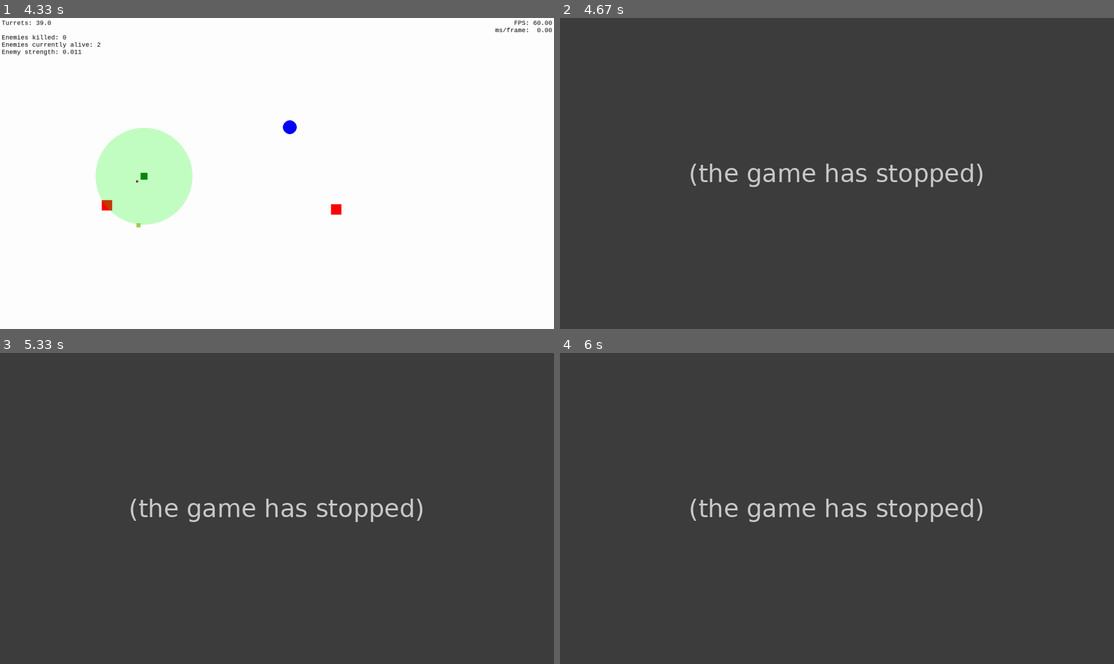
Above: before the commit, frames 1-4 (two rows, left to right).
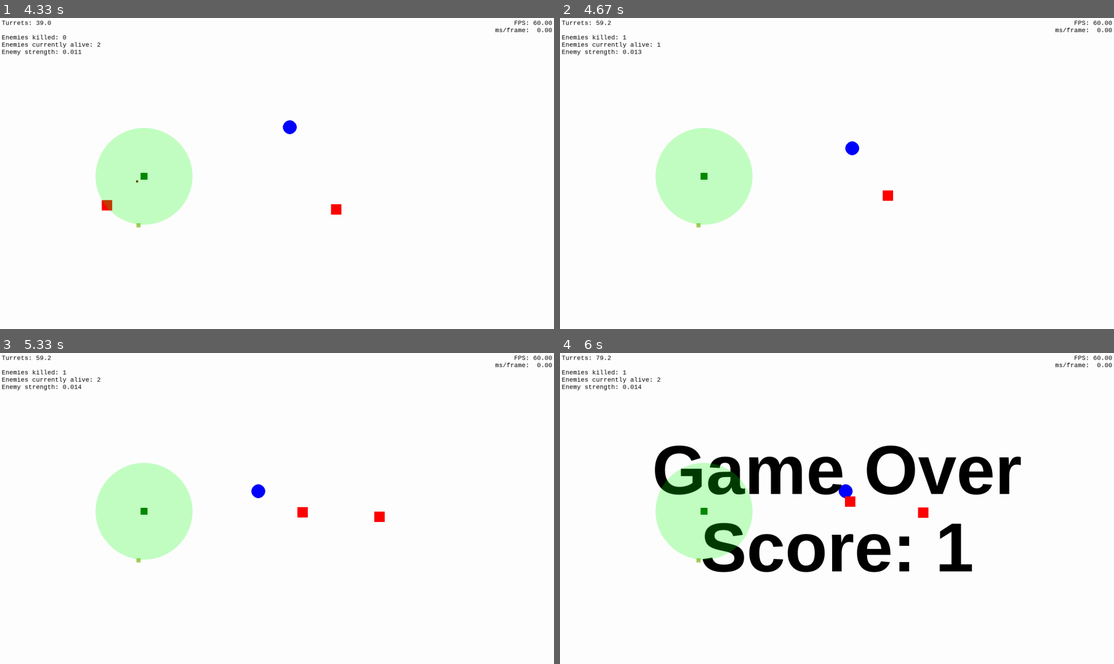
Above: after the commit, the same moments.

Repository: MarcellPerger1/game_with_pygame
Game: pygame game, started from main.py
The game is run twice, just before and just after one commit, with the same random seed, the same clock (stepped at 60 frames per second) and the same inputs.
Inputs (mouse positions are in pixels of both pictures, inside the frame that each line leads up to):
- Up to frame 1 (4.33 s): hold Right 0.33-0.8 s; hold Up 0.83-1.13 s; hold Right 1.17-1.63 s; hold Left 1.67-2.2 s; tap T at 1.82, 3.05 s; click (144, 176) at 2.28 s; hold Down 2.57-2.87 s; hold Left 2.9-3.3 s; hold Up 3.33-3.7 s; hold Right from 3.73 s (still down)
- Up to frame 2 (4.67 s): release Right at 4.37 s; hold Down from 4.4 s (still down); tap T at 4.55 s
- Up to frame 3 (5.33 s): release Down at 4.77 s; hold Left 4.8-5.27 s; hold Right from 5.3 s (still down)
- Up to frame 4 (6 s): release Right at 5.77 s; hold Up from 5.8 s (still down); tap T at 5.95 s

Frame 1 is identical in both runs. In frame 2, 100% of the frame differs, in the area x 0-100%, y 0-100%; in frame 3, 100%; in frame 4, 100%.
Error before the commit: AttributeError: 'Player' object has no attribute 'score' (main.py line 334); the game stopped at 4.4 s (later frames are placeholders)

Commit message:
feat: Add separate score based on enemy health

Diff:
--- a/main.py
+++ b/main.py
@@ -219,7 +219,7 @@
         self.enemy_spawner.on_tick()
 
     def on_player_die(self):
-        GameOver(self, f'Game Over\nScore: {self.player.enemies_killed}')
+        GameOver(self, f'Game Over\nScore: {self.player.score}')
         self.log.info("Game over")
 
     # todo observer pattern for on_* methods
@@ -283,6 +283,7 @@
         self._turrets = 0.0
         self.is_dead = False
         self.enemies_killed = 0
+        self.score = 0
 
     @property
     def turrets(self):
